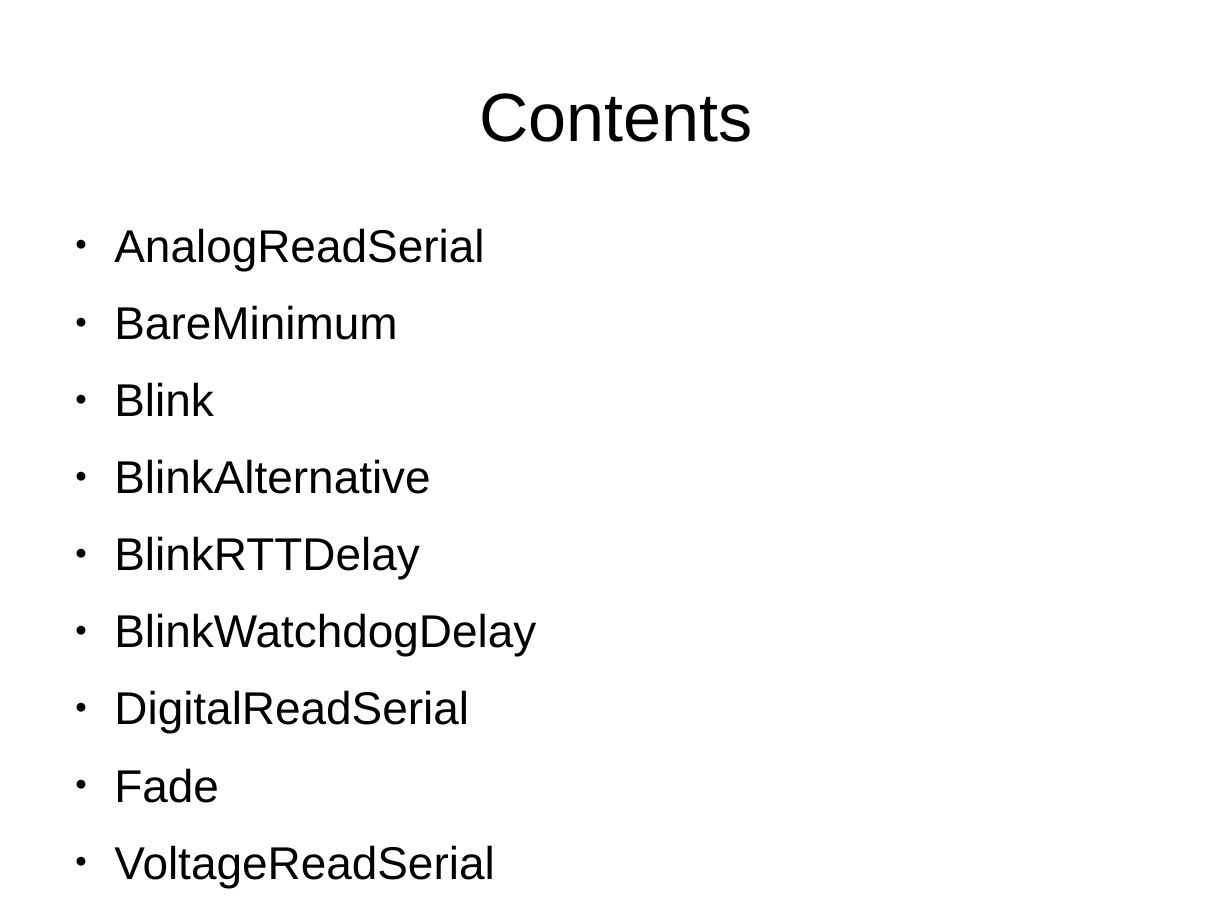
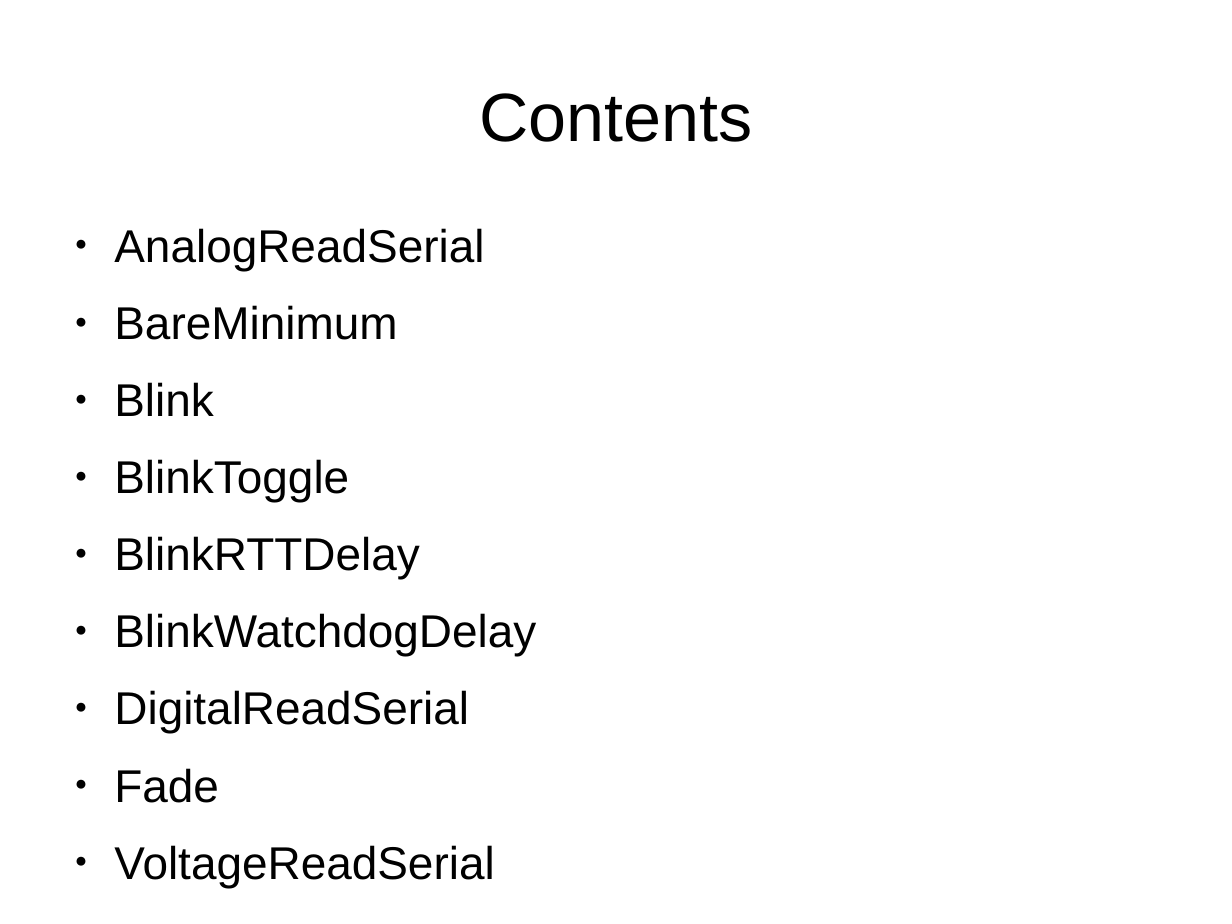
Before and after one commit to mikaelpatel/Cosa-Dolce, a slide deck: slide 2 of Lessons/00.Arduino-examples/01.Basics/Basics.odp. Drawn at 1232x924 pixels with LibreOffice and Linux fonts; fonts in the diff are those of the drawing. Boxes give left, top, right and bottom in pixels: in the first picture for what was removed or moved away, otherwise in the second. Text is boxed around its words. In the diff, an @@ line names an element or a change of style, - is before the commit and + after.

```diff
--- a/Lessons/00.Arduino-examples/01.Basics/Basics.odp
+++ b/Lessons/00.Arduino-examples/01.Basics/Basics.odp
@@ text at bbox=[114, 459, 349, 502]: text changed @@
-● BlinkAlternative
+● BlinkToggle
```
Also in this commit, not shown: 1 other slide changed, 9 slides added, 1 slide removed, 3 other files.
